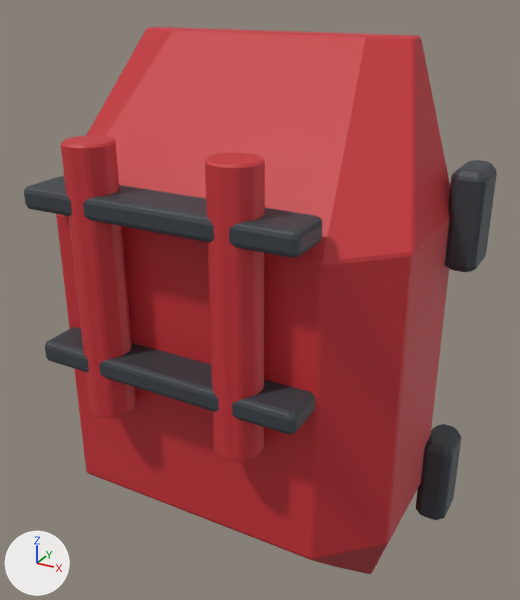
An edit to the FBX model Assets/Resources/ClamshellMeshes/ThighBack_Set08_Goliath.fbx, drawn before and after from the same camera.
Before and after are seen from a 50 mm camera at (0.415, -0.796, 0.415) aimed at (0.021, -0.08, 0.057). Lighting does not change. The marker at lower left points along +X, +Y and +Z. The older version comes first. Where no turn or scale is listed for an object, it has been applied to the vertices.

The older version as bpy lines, for what is in view:
```python
me_thighback_set08_goliath_001 = bpy.data.meshes.new('ThighBack_Set08_Goliath.001')
me_thighback_set08_goliath_001.from_pydata(...)  # 712 vertices, 744 faces; spans x -0.265..0.265, y -0.27..0.03, z -0.365..0.365
# faces by material slot: [216, 528]
me_thighback_set08_goliath_001.materials.append(mat_shell)  # red #c83038
me_thighback_set08_goliath_001.materials.append(mat_frame)  # dark grey #3a3f45
ob_thighback_set08_goliath = bpy.data.objects.new('ThighBack_Set08_Goliath', me_thighback_set08_goliath_001)
ob_thighback_set08_goliath.location = (0.0, 0.0, 0.0)
```
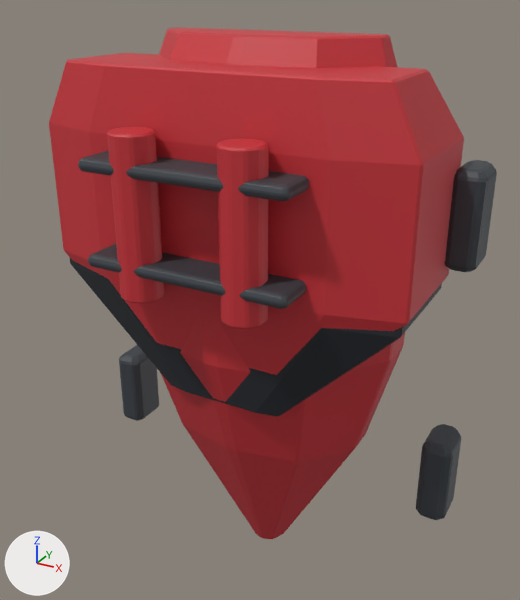
Boxes [x1, y1, x2, y2] around the edits, measured in the pictures (520 x 600 px; the box of a moved part takes in the faces that stretch with it):
'ThighBack_Set08_Goliath', reshaped (7% shorter)
    before: [24, 27, 497, 574]
    after: [49, 28, 497, 539]
part 1 of me_thighback_set08_goliath_001, moved or reshaped
    before: [61, 135, 136, 418]
    after: [107, 127, 164, 304]
part 2 of me_thighback_set08_goliath_001, moved or reshaped
    before: [205, 152, 265, 461]
    after: [217, 138, 269, 329]
part 3 of me_thighback_set08_goliath_001, rebuilt
    before: [56, 27, 450, 574]
    after: [159, 28, 405, 539]
part 4 of me_thighback_set08_goliath_001, added
    after: [88, 244, 306, 309]
part 5 of me_thighback_set08_goliath_001, added
    after: [78, 151, 309, 201]
part 6 of me_thighback_set08_goliath_001, added (black)
    after: [70, 258, 442, 416]
part 7 of me_thighback_set08_goliath_001, added (red)
    after: [49, 53, 464, 375]
part 8 of me_thighback_set08_goliath_001, deleted
    before: [24, 176, 322, 258]
part 9 of me_thighback_set08_goliath_001, deleted
    before: [45, 327, 315, 434]

What changed in the scene script:
```text
Add mat_dark:
    mat_dark = principled_material('Dark')
    mat_dark.base_color = (0.017, 0.02, 0.026)  # black #23272d
    mat_dark.roughness = 0.55
Change me_thighback_set08_goliath_001:
    used by ob_thighback_set08_goliath; location = (0.0, 0.0, 0.0)
    remove me_thighback_set08_goliath_001.from_pydata(...)  # 712 vertices, 744 faces; spans x -0.265..0.265, y -0.27..0.03, z -0.365..0.365
    add me_thighback_set08_goliath_001.from_pydata(...)  # 822 vertices, 850 faces; spans x -0.265..0.265, y -0.222..0.03, z -0.365..0.365
    me_thighback_set08_goliath_001 part 1: the loose piece of 60 vertices spanning x -0.111..-0.059, y -0.27..-0.216, z -0.038..0.272 is scaled about its middle by (0.926, 0.926, 0.596), then moved by (0.018, 0.046, 0.066)
    me_thighback_set08_goliath_001 part 2: the loose piece of 60 vertices spanning x 0.059..0.111, y -0.27..-0.216, z -0.038..0.272 is scaled about its middle by (0.926, 0.926, 0.596), then moved by (-0.018, 0.046, 0.066)
    me_thighback_set08_goliath_001 part 3: the loose piece of 88 vertices spanning x -0.23..0.23, y -0.22..0.0, z -0.365..0.365 is rebuilt with 86 vertices and now spans x -0.189..0.189, y -0.172..0.0, z -0.365..0.365
    me_thighback_set08_goliath_001 part 4: a new loose piece of 84 vertices spanning x -0.127..0.127, y -0.22..-0.168, z 0.12..0.135, in mat_frame (dark grey #3a3f45)
    me_thighback_set08_goliath_001 part 5: a new loose piece of 84 vertices spanning x -0.127..0.127, y -0.22..-0.168, z 0.23..0.245, in mat_frame (dark grey #3a3f45)
    me_thighback_set08_goliath_001 part 6: a new loose piece of 56 vertices spanning x -0.223..0.223, y -0.167..0.0, z -0.062..0.318, in mat_dark (black #23272d)
    me_thighback_set08_goliath_001 part 7: a new loose piece of 56 vertices spanning x -0.23..0.23, y -0.172..0.0, z -0.044..0.336, in mat_shell (red #c83038)
    me_thighback_set08_goliath_001 part 8: the loose piece of 84 vertices spanning x -0.162..0.162, y -0.268..-0.212, z 0.195..0.221 is deleted
    me_thighback_set08_goliath_001 part 9: the loose piece of 84 vertices spanning x -0.162..0.162, y -0.268..-0.212, z 0.013..0.038 is deleted
    add me_thighback_set08_goliath_001.materials.append(mat_dark)  # black #23272d
```
